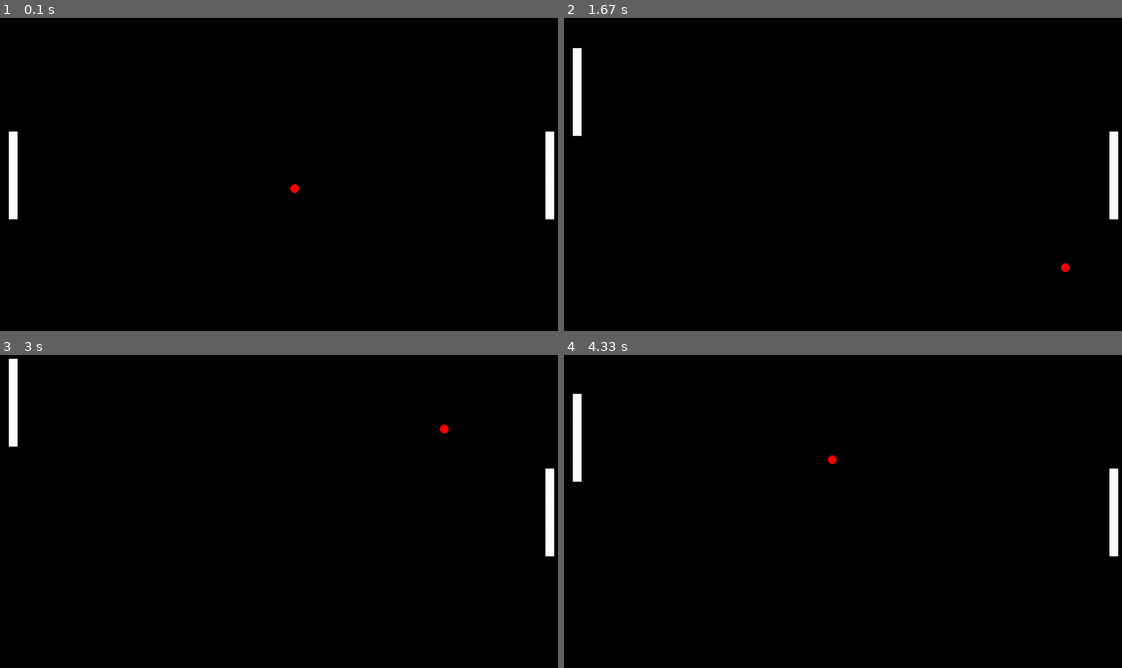
Above: before the commit, frames 1-4 (two rows, left to right).
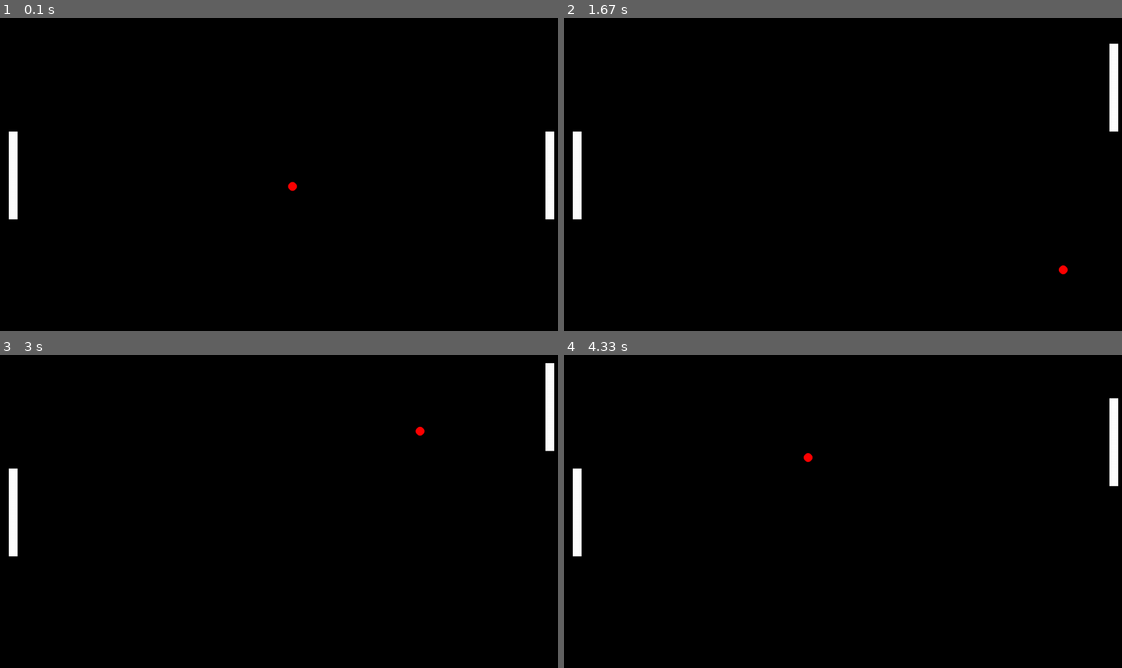
Above: after the commit, the same moments.

Repository: VladTBK/pong-clone-pygame
Game: pygame game, started from pong.py
Same seed, same stepped clock (60 frames per second), same inputs: the game is played once before the commit and once after it.
Inputs:
- Up to frame 1 (0.1 s): no input
- Up to frame 2 (1.67 s): hold W 0.33-0.8 s; hold S 0.83-1.13 s; hold W 1.17-1.53 s; hold S from 1.57 s (still down)
- Up to frame 3 (3 s): release S at 1.93 s; hold W 1.97-2.27 s; hold S 2.3-2.6 s; hold W from 2.63 s (still down)
- Up to frame 4 (4.33 s): release W at 3 s; hold S 3.03-3.4 s; hold W 3.43-3.73 s; hold S 3.77-4.07 s; hold W from 4.1 s (still down)

The runs differ from the first frame. In frame 1, less than 0.1% of the frame differs, in the area x 51-54%, y 52-57%; in frame 2, 1.8%; in frame 3, 1.9%, in the area x 1-100%, y 1-65%; in frame 4, 1.6%.

Commit message:
interaction with 1 player

Diff:
--- a/pong.py
+++ b/pong.py
@@ -21,9 +21,6 @@
         self.turn = turn
         self.width = width
         self.height = height
-        pygame.draw.rect(
-            screen, self.color, (self.pos_X, self.pos_Y, self.width, self.height)
-        )
 
     def update_state(self, key):
         if self.turn:
@@ -35,30 +32,38 @@
             ):
                 self.pos_Y += self.vx
 
+    def draw_player(self):
         pygame.draw.rect(
             screen, self.color, (self.pos_X, self.pos_Y, self.width, self.height)
         )
 
 
 class Ball:
-    def __init__(self, color, pos_X, pos_Y, size):
+    def __init__(
+        self,
+        color,
+        pos_X,
+        pos_Y,
+        size,
+    ):
         self.color = color
         self.pos_X = pos_X
         self.pos_Y = pos_Y
         self.vx = cfg.ballspeed
         self.vy = cfg.ballspeed
         self.size = size
-        pygame.draw.circle(screen, self.color, (self.pos_X, self.pos_Y), self.size)
+        self.player_num = True
 
-    def update_state(self):
+    def update_state(self, curr_player):
         self.pos_X += self.vx
         self.pos_Y += self.vy
-        if self.pos_X >= cfg.width - self.size / 2 or self.pos_X <= self.size / 2:
+        if self.pos_X > curr_player.pos_X:
             self.vx = -self.vx
 
         if self.pos_Y <= self.size / 2 or self.pos_Y >= cfg.height - self.size / 2:
             self.vy = -self.vy
 
+    def draw_ball(self):
         pygame.draw.circle(screen, self.color, (self.pos_X, self.pos_Y), self.size)
 
 
@@ -76,7 +81,7 @@
         cfg.height / 2 - cfg.player_height / 2,
         cfg.player_width,
         cfg.player_height,
-        False,
+        True,
     )
     player2 = Player(
         cfg.color_dict[2],
@@ -84,17 +89,24 @@
         cfg.height / 2 - cfg.player_height / 2,
         cfg.player_width,
         cfg.player_height,
-        True,
+        False,
     )
     while running:
         running = refresh(running)
+        ball.draw_ball()
+        player1.draw_player()
+        player2.draw_player()
         curr_key = pygame.key.get_pressed()
         if curr_key[pygame.K_q]:
             pygame.quit()
 
-        ball.update_state()
-        player1.update_state(curr_key)
-        player2.update_state(curr_key)
+        if ball.player_num:
+            ball.update_state(player1)
+            player1.update_state(curr_key)
+        else:
+            ball.update_state(player2)
+            player2.update_state(curr_key)
+
         pygame.display.flip()
         clock.tick(60) / 1000
 
